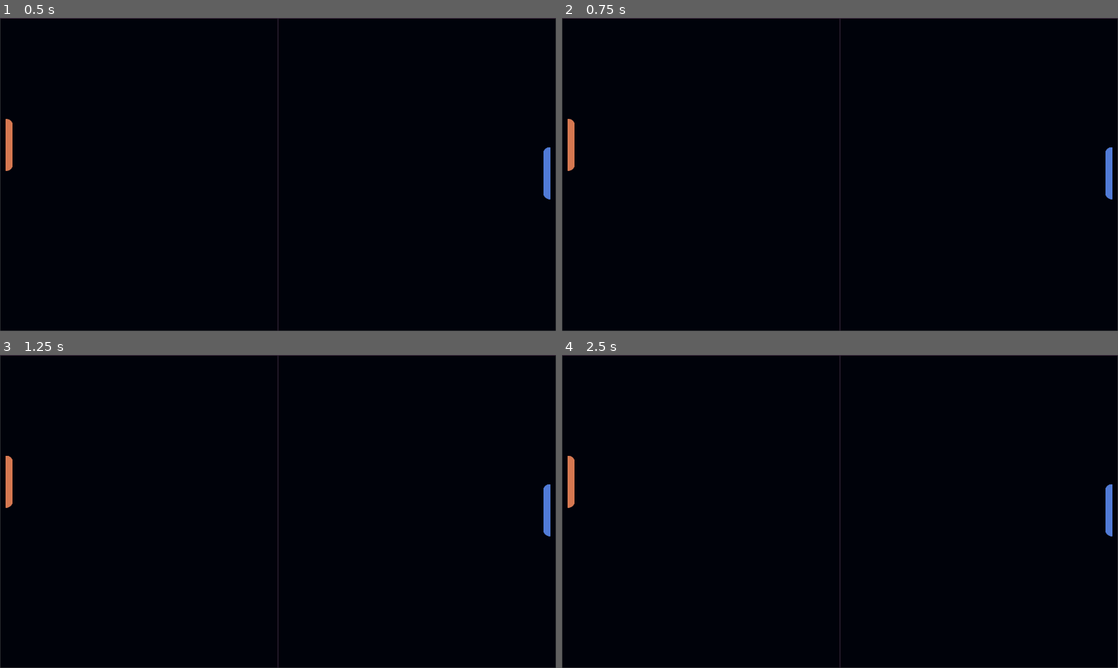
Above: before the commit, frames 1-4 (two rows, left to right).
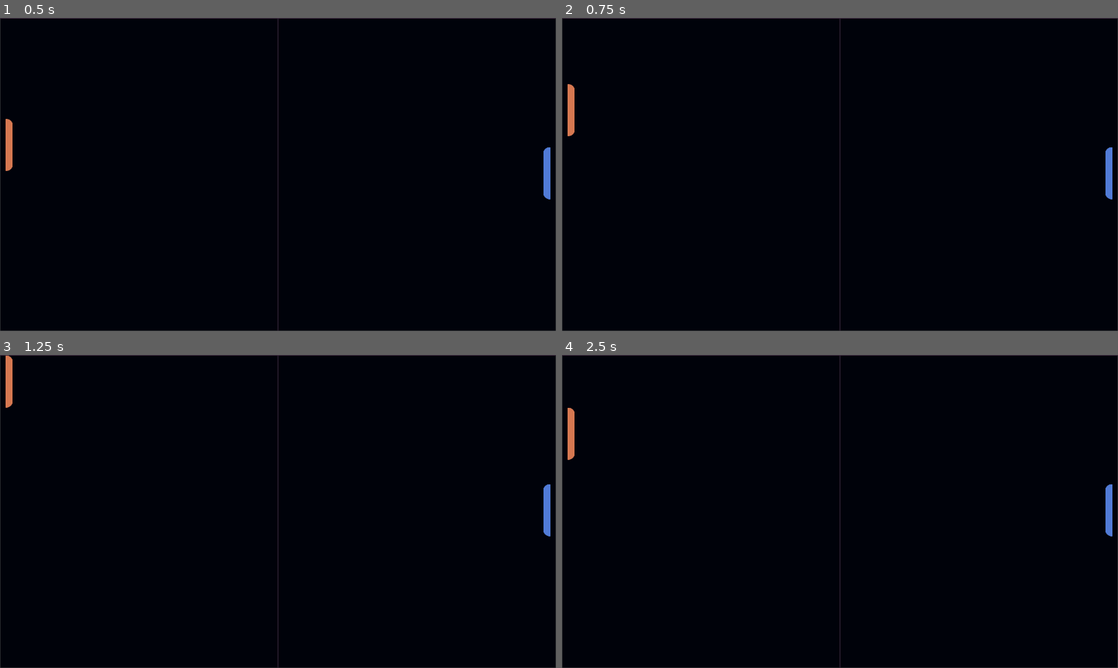
Above: after the commit, the same moments.

Repository: ProjectEXT/PyPong
Game: Godot game, scene res://scenes/Level.tscn
Same seed, same stepped clock (60 frames per second), same inputs: the game is played once before the commit and once after it.
Inputs:
- Up to frame 1 (0.5 s): no input
- Up to frame 2 (0.75 s): tap Enter at 0.5 s; hold W (up) from 0.53 s (still down)
- Up to frame 3 (1.25 s): keep holding W (up)
- Up to frame 4 (2.5 s): release W (up) at 1.28 s; hold S (down) 1.28-2.03 s; hold W (up) from 2.03 s (still down)

Frame 1 is identical in both runs. In frame 2, 0.3% of the frame differs, in the area x 1-3%, y 21-49%; in frame 3, 0.4%, in the area x 1-3%, y 0-49%; in frame 4, 0.4%.

Commit message:
Player Movement
Finished Player Movement (missed one small detail)

Diff:
--- a/scripts/Player.gd
+++ b/scripts/Player.gd
@@ -8,4 +8,4 @@
 		velocity.y -= 1
 	if Input.is_action_pressed("down"):
 		velocity.y += 1
-	move_and_slide(velocity)
+	move_and_slide(velocity * speed)
